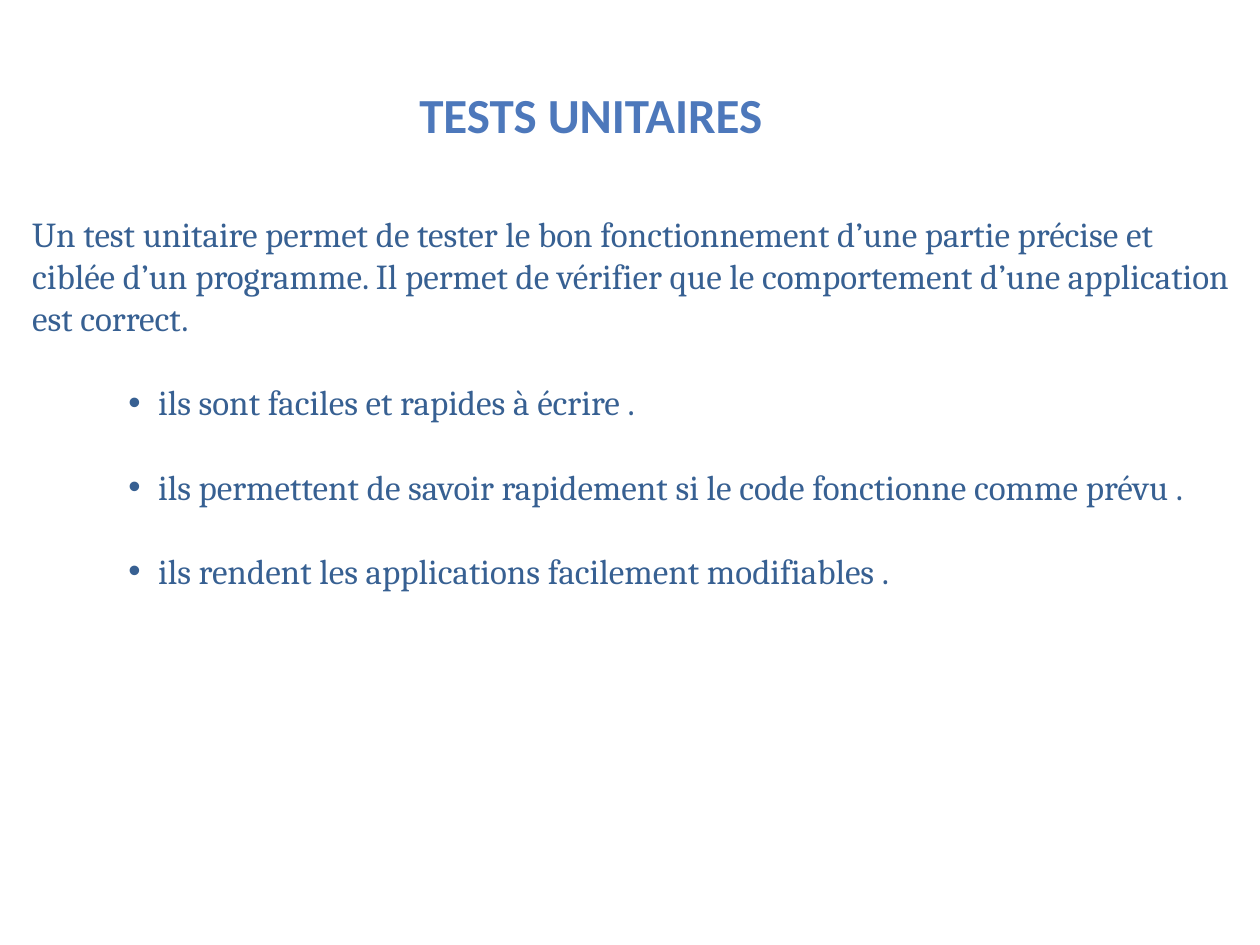
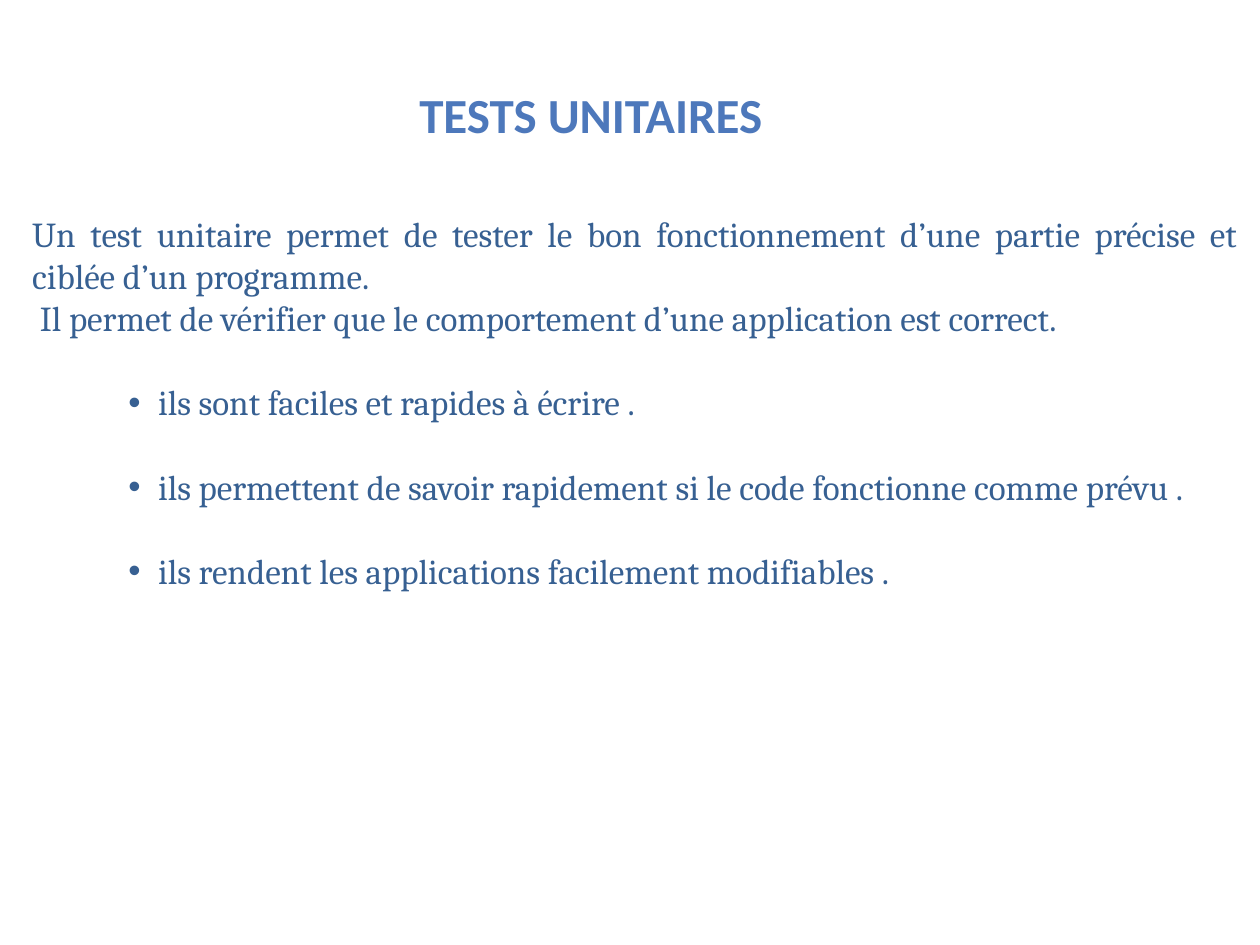
Before and after one commit to KalouiSanaa/P5, a slide deck: slide 3 of p5_kaloui-sanaa-presentation.pptx. Drawn at 1260x945 pixels with LibreOffice and Linux fonts; fonts in the diff are those of the drawing; background and template pictures are left out. Boxes give left, top, right and bottom in pixels: in the first picture for what was removed or moved away, otherwise in the second. Text is boxed around its words. In the diff, an @@ line names an element or a change of style, - is before the commit and + after.

```diff
--- a/p5_kaloui-sanaa-presentation.pptx
+++ b/p5_kaloui-sanaa-presentation.pptx
@@ text at <box>32,222,1237,339</box>: text changed @@
-Un test unitaire permet de tester le bon fonctionnement d’une partie précise et ciblée d’un programme. Il permet de vérifier que le comportement d’une application est correct.
+Un test unitaire permet de tester le bon fonctionnement d’une partie précise et ciblée d’un programme.
+Il permet de vérifier que le comportement d’une application est correct.
```
Also in this commit, not shown: 8 other slides changed, 30 other files.
